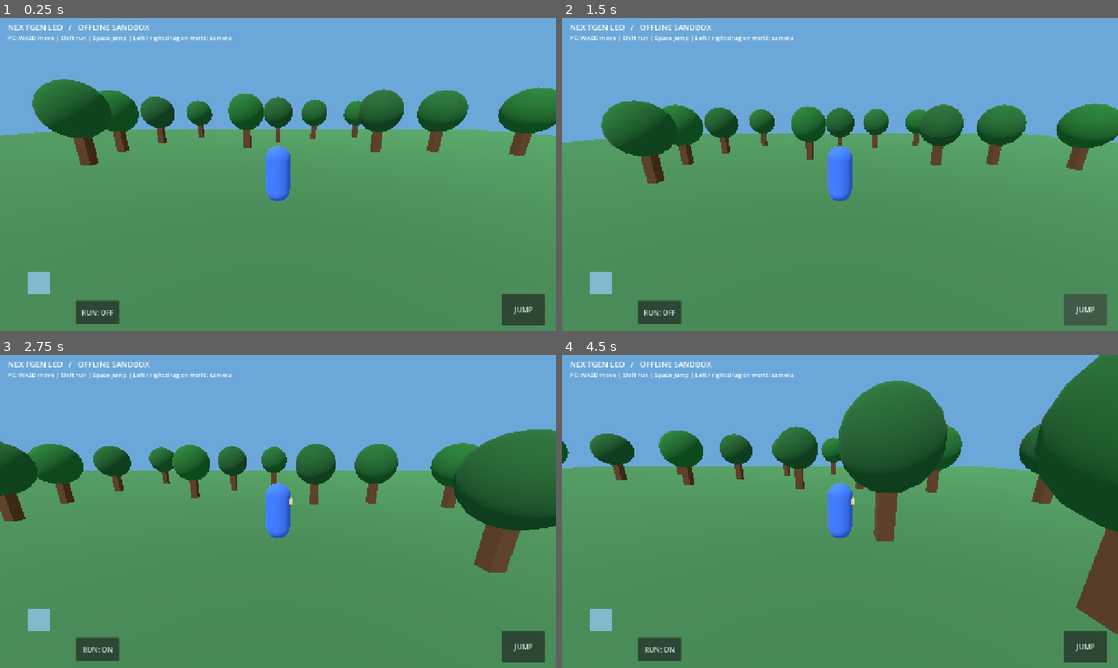
Above: before the commit, frames 1-4 (two rows, left to right).
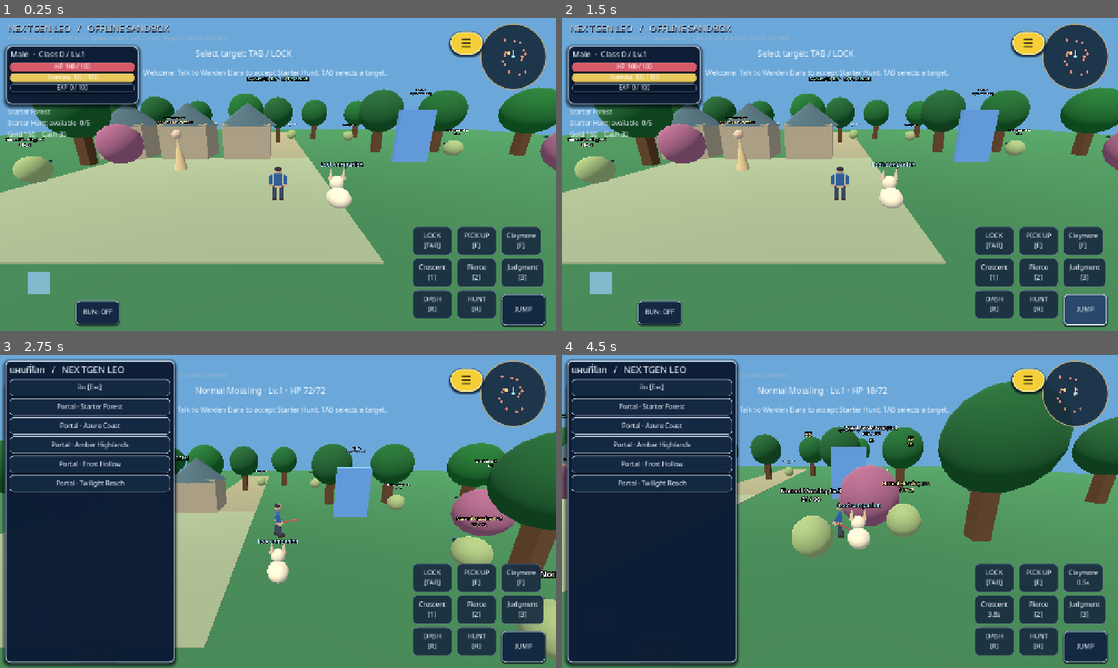
Above: after the commit, the same moments.

Repository: redfullmoon209-debug/NexTgenLeo
Game: Godot game, scene res://scenes/main.tscn
The game is run twice, just before and just after one commit, with the same random seed, the same clock (stepped at 60 frames per second) and the same inputs.
Inputs (mouse positions are in pixels of both pictures, inside the frame that each line leads up to):
- Up to frame 1 (0.25 s): no input
- Up to frame 2 (1.5 s): click (1029, 43) at 0.5 s, where only the run after the commit has a clickable "☰"; click "JUMP" at 1.25 s
- Up to frame 3 (2.75 s): tap Enter at 2 s; move the mouse to (400, 495) at 2.02 s; hold D from 2.03 s (still down); tap Tab at 2.1 s; click (400, 495) at 2.17 s; tap Space at 2.27 s
- Up to frame 4 (4.5 s): release D at 2.75 s; drag from (728, 527) to (812, 574) at 2.77 s; move the mouse to (895, 442) at 3.52 s; hold D 3.53-4.25 s; tap 1 at 3.6 s; click (895, 442) at 3.67 s; drag from (812, 574) to (673, 464) at 4.27 s

The runs differ from the first frame. In frame 1, 43% of the frame differs, in the area x 0-100%, y 1-99%; in frame 2, 49%; in frame 3, 56%; in frame 4, 60%, in the area x 0-100%, y 0-100%.
Error before the commit: Parse Error: Function "_build_player_dropdown()" not found in base self. (res://scripts/gameplay.gd:368)

Commit message:
Create gold player dropdown and separate red owner-only GM orb with dismiss overlay and secure login panel

Diff:
--- a/scripts/gameplay.gd
+++ b/scripts/gameplay.gd
@@ -331,6 +331,167 @@
 	button.pressed.connect(callback)
 	(parent if parent != null else world.hud).add_child(button)
 	return button
+
+func _menu_orb_style(background: Color, rim: Color) -> StyleBoxFlat:
+	var style := StyleBoxFlat.new()
+	style.bg_color = background
+	style.border_color = rim
+	style.set_border_width_all(2)
+	style.border_width_top = 3
+	style.set_corner_radius_all(40)
+	style.shadow_color = Color("020713c2")
+	style.shadow_size = 6
+	style.shadow_offset = Vector2(0, 3)
+	style.content_margin_left = 3
+	style.content_margin_right = 3
+	style.content_margin_top = 3
+	style.content_margin_bottom = 3
+	return style
+
+func _build_player_dropdown() -> void:
+	dropdown_backdrop = ColorRect.new()
+	dropdown_backdrop.name = "DropdownDismissLayer"
+	dropdown_backdrop.color = Color.TRANSPARENT
+	dropdown_backdrop.mouse_filter = Control.MOUSE_FILTER_STOP
+	dropdown_backdrop.z_index = 80
+	dropdown_backdrop.gui_input.connect(func(event):
+		if event is InputEventMouseButton and event.pressed:
+			_close_player_dropdown()
+		elif event is InputEventScreenTouch and event.pressed:
+			_close_player_dropdown()
+	)
+	world.hud.add_child(dropdown_backdrop)
+	dropdown_backdrop.hide()
+	player_dropdown = PanelContainer.new()
+	player_dropdown.name = "PlayerMainDropdown"
+	player_dropdown.z_index = 91
+	player_dropdown.mouse_filter = Control.MOUSE_FILTER_STOP
+	player_dropdown.set_meta("leo_fantasy_skin", true)
+	player_dropdown.add_theme_stylebox_override("panel", _silver_panel_style(11, Color("0d213ceF")))
+	world.hud.add_child(player_dropdown)
+	var scroll := ScrollContainer.new()
+	scroll.name = "DropdownScroll"
+	scroll.horizontal_scroll_mode = ScrollContainer.SCROLL_MODE_DISABLED
+	scroll.size_flags_vertical = Control.SIZE_EXPAND_FILL
+	player_dropdown.add_child(scroll)
+	player_dropdown_column = VBoxContainer.new()
+	player_dropdown_column.size_flags_horizontal = Control.SIZE_EXPAND_FILL
+	player_dropdown_column.add_theme_constant_override("separation", 3)
+	scroll.add_child(player_dropdown_column)
+	var title := _label("เมนูหลัก", 17)
+	title.horizontal_alignment = HORIZONTAL_ALIGNMENT_CENTER
+	player_dropdown_column.add_child(title)
+	var specs := [
+		["Bag", "▣", "[B]"],
+		["Shop", "▤", "[P]"],
+		["Status", "♙", "[C]"],
+		["Quest", "✦", "[Q]"],
+		["World", "◉", "[M]"],
+		["Pet", "♧", ""],
+		["Auto", "↻", ""],
+		["Skills", "⚔", ""],
+		["Settings", "⚙", ""],
+		["Connect", "◇", ""]
+	]
+	for spec in specs:
+		var menu_id: String = str(spec[0])
+		var title_text: String = "  %s  %s  %s" % [str(spec[1]), "ผู้เล่นและระบบ" if menu_id == "Connect" else _thai_panel_name(menu_id), str(spec[2])]
+		var entry := _button(title_text, func(): _open_player_menu(menu_id), player_dropdown_column)
+		entry.name = "Menu_" + menu_id
+		entry.custom_minimum_size = Vector2(215, 38)
+		entry.size_flags_horizontal = Control.SIZE_EXPAND_FILL
+		entry.alignment = HORIZONTAL_ALIGNMENT_LEFT
+		entry.set_meta("leo_fantasy_skin", true)
+		entry.add_theme_font_size_override("font_size", 14)
+		entry.add_theme_stylebox_override("normal", _silver_panel_style(7, Color("152e4adf")))
+		entry.add_theme_stylebox_override("hover", _silver_panel_style(7, Color("2c4f73ff")))
+		entry.add_theme_stylebox_override("pressed", _silver_panel_style(7, Color("365e82ff")))
+		dropdown_entries[menu_id] = entry
+	player_dropdown.hide()
+	menu_toggle_button = _button("☰", _toggle_player_dropdown)
+	menu_toggle_button.name = "PlayerMainMenuButton"
+	menu_toggle_button.size = Vector2(52, 52)
+	menu_toggle_button.z_index = 102
+	menu_toggle_button.tooltip_text = "เมนูหลักสำหรับผู้เล่นทุกคน"
+	menu_toggle_button.set_meta("leo_fantasy_skin", true)
+	menu_toggle_button.add_theme_font_size_override("font_size", 28)
+	menu_toggle_button.add_theme_color_override("font_color", Color("352916"))
+	menu_toggle_button.add_theme_stylebox_override("normal", _menu_orb_style(Color("f5ce38"), Color("fff1a7")))
+	menu_toggle_button.add_theme_stylebox_override("hover", _menu_orb_style(Color("ffe26b"), Color("fff8c5")))
+	menu_toggle_button.add_theme_stylebox_override("pressed", _menu_orb_style(Color("dba719"), Color("ffec8e")))
+	buttons.append(menu_toggle_button)
+	owner_gm_button = _button("GM", func(): _show_panel("GM"))
+	owner_gm_button.name = "OwnerGMButton"
+	owner_gm_button.size = Vector2(52, 52)
+	owner_gm_button.z_index = 102
+	owner_gm_button.tooltip_text = "เครื่องมือเจ้าของระบบ — ต้องยืนยันตัวตน"
+	owner_gm_button.set_meta("leo_fantasy_skin", true)
+	owner_gm_button.add_theme_font_size_override("font_size", 15)
+	owner_gm_button.add_theme_color_override("font_color", Color.WHITE)
+	owner_gm_button.add_theme_stylebox_override("normal", _menu_orb_style(Color("b51729"), Color("ffe1e3")))
+	owner_gm_button.add_theme_stylebox_override("hover", _menu_orb_style(Color("e03942"), Color("ffffff")))
+	owner_gm_button.add_theme_stylebox_override("pressed", _menu_orb_style(Color("7e101e"), Color("fff4f4")))
+	owner_gm_button.hide()
+	buttons.append(owner_gm_button)
+
+func _toggle_player_dropdown() -> void:
+	if player_dropdown.visible:
+		_close_player_dropdown()
+	else:
+		panel.hide()
+		active_panel = ""
+		dropdown_backdrop.show()
+		player_dropdown.show()
+		player_dropdown.move_to_front()
+		menu_toggle_button.move_to_front()
+		if owner_gm_button.visible:
+			owner_gm_button.move_to_front()
+
+func _close_player_dropdown() -> void:
+	if is_instance_valid(player_dropdown):
+		player_dropdown.hide()
+	if is_instance_valid(dropdown_backdrop):
+		dropdown_backdrop.hide()
+
+func _open_player_menu(name: String) -> void:
+	_close_player_dropdown()
+	_show_panel(name)
+
+func _player_entry_rects() -> Dictionary:
+	var rects: Dictionary = {}
+	if not is_instance_valid(player_dropdown) or not player_dropdown.visible:
+		return rects
+	for menu_id in dropdown_entries:
+		var entry: Button = dropdown_entries[menu_id]
+		if is_instance_valid(entry):
+			var rect := entry.get_global_rect()
+			rects[str(menu_id)] = [rect.get_center().x, rect.get_center().y]
+	return rects
+
+func _set_gm_authorized(authorized: bool) -> void:
+	gm_authorized = authorized
+	if is_instance_valid(owner_gm_button):
+		owner_gm_button.visible = authorized
+	if not authorized and active_panel == "GM":
+		_close_panel()
+
+func _owner_login_panel() -> void:
+	menu.add_child(_label("ยืนยันเจ้าของระบบกับเซิร์ฟเวอร์ผ่าน WSS เท่านั้น\nเว็บไซต์สาธารณะไม่เก็บรหัส GM และไม่ให้สิทธิ์แก่ผู้เล่นทั่วไป", 14))
+	if not network.active:
+		menu.add_child(_label("ยังไม่ได้เชื่อมต่อเซิร์ฟเวอร์ที่รองรับการยืนยันเจ้าของ", 14))
+		_button("ตั้งค่าเซิร์ฟเวอร์", func(): _show_panel("Connect"), menu)
+		return
+	var field := LineEdit.new()
+	field.name = "OwnerSecretInput"
+	field.secret = true
+	field.placeholder_text = "รหัสเจ้าของจากเซิร์ฟเวอร์ (อย่างน้อย 24 ตัวอักษร)"
+	field.custom_minimum_size = Vector2(235, 42)
+	menu.add_child(field)
+	_button("ยืนยันเจ้าของ / เปิดปุ่ม GM", func():
+		network.authenticate_owner(field.text)
+		field.clear()
+		_close_panel()
+	, menu)
 
 func _build_ui() -> void:
 	var theme := Theme.new()
